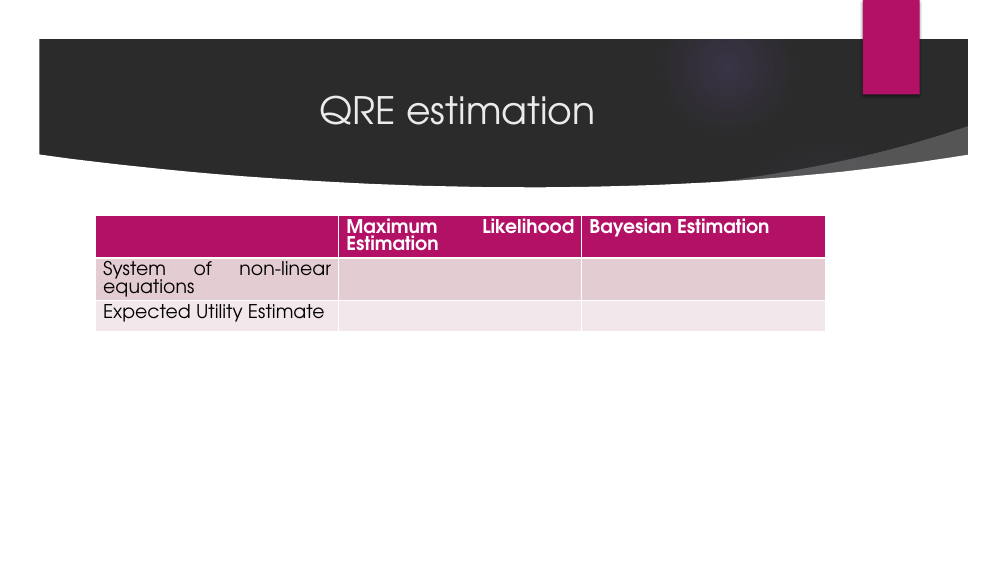
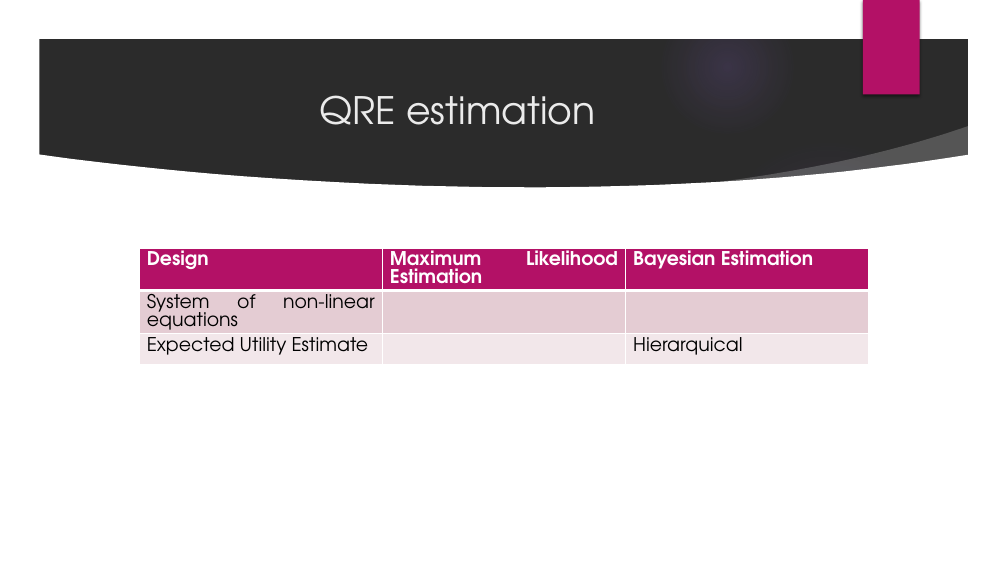
Before and after one commit to ManuelVU/Simulation_QRE, a slide deck: slide 12 of Presentacion.pptx. Drawn at 1008x567 pixels with LibreOffice and Linux fonts; fonts in the diff are those of the drawing; background and template pictures are left out; a plain dark background stands for a picture behind light text. Boxes give left, top, right and bottom in pixels: in the first picture for what was removed or moved away, otherwise in the second. Text is boxed around its words. In the diff, an @@ line names an element or a change of style, - is before the commit and + after.

```diff
--- a/Presentacion.pptx
+++ b/Presentacion.pptx
@@ table at (139, 248, 870, 407) @@
-row 1, column 1: 
+row 1, column 1: Design
-row 3, column 3: 
+row 3, column 3: Hierarquical
@@ table: place and size @@
-table at (95, 216, 826, 374)
+table at (139, 248, 870, 407)
```
Also in this commit, not shown: 3 other slides changed.
